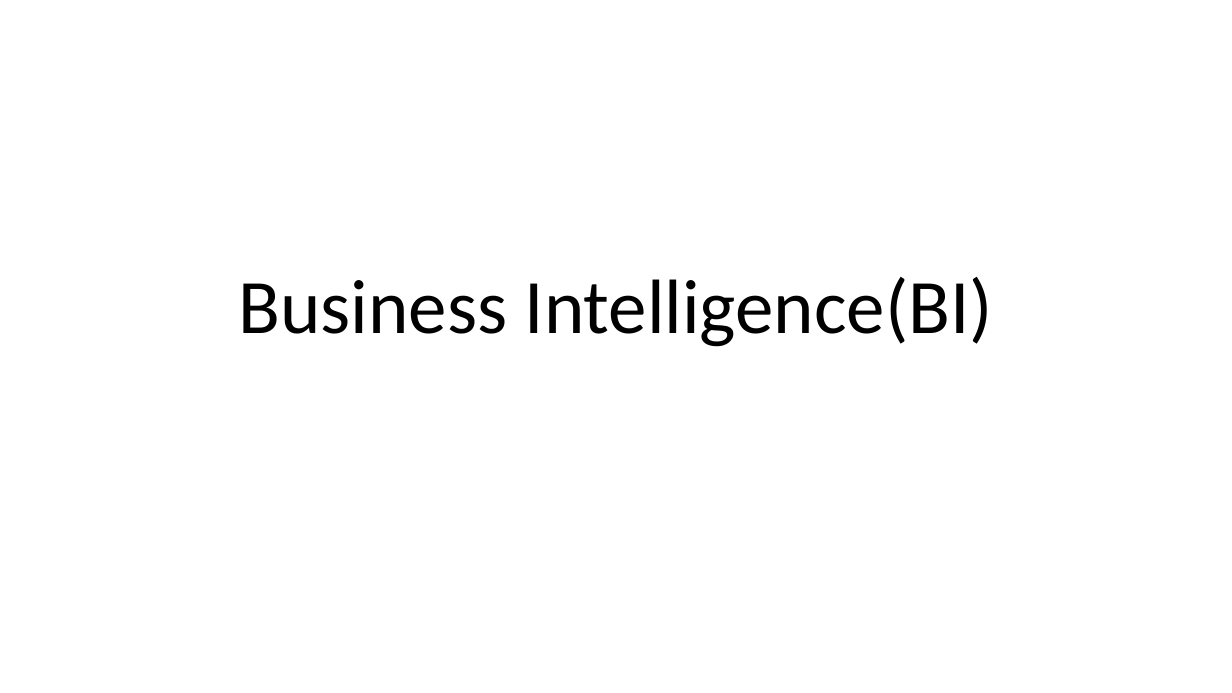
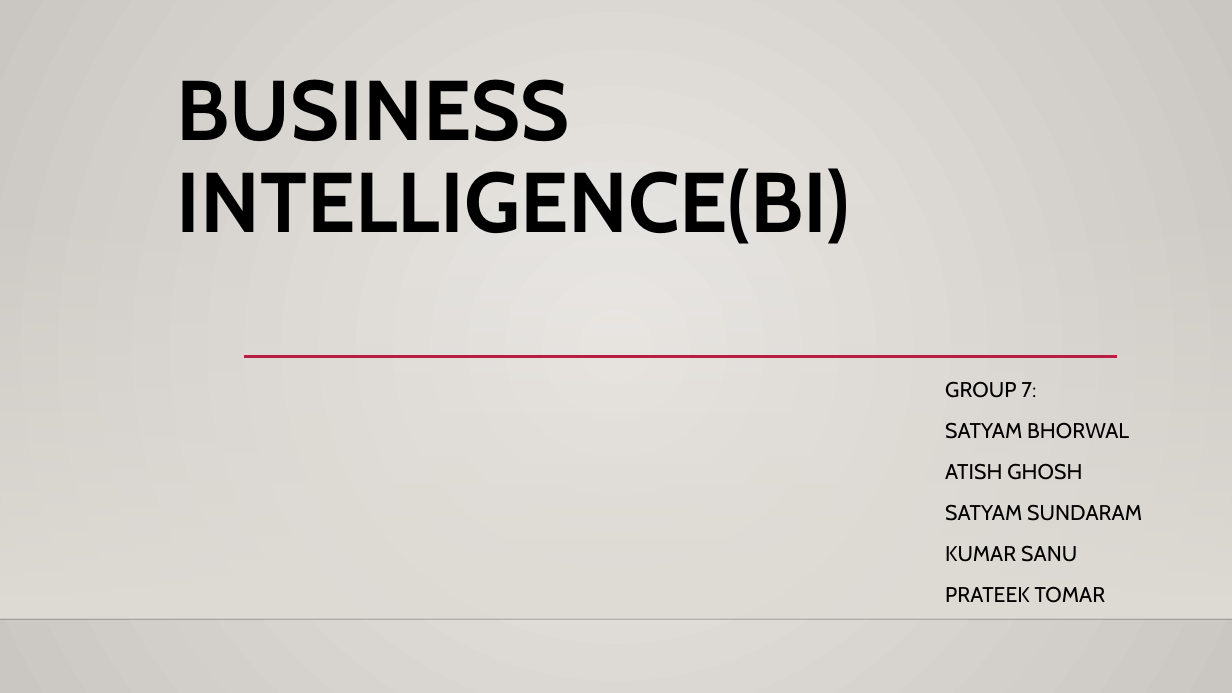
Before and after one commit to tomarprateek/ujl, a slide deck: slide 1 of Business Intelligence(BI).pptx. Drawn at 1232x693 pixels with LibreOffice and Linux fonts; fonts in the diff are those of the drawing; background and template pictures are left out. Boxes give left, top, right and bottom in pixels: in the first picture for what was removed or moved away, otherwise in the second. Text is boxed around its words. In the diff, an @@ line names an element or a change of style, - is before the commit and + after.

```diff
--- a/Business Intelligence(BI).pptx
+++ b/Business Intelligence(BI).pptx
@@ background #FFFFFF to gradient #ECEAE7 to #CAC7C1 @@
@@ title at [177, 79, 850, 244]: text changed; size 60 to 66 pt; font Calibri to Cabin; bold on @@
-Business Intelligence(BI)
+BUSINESS INTELLIGENCE(BI)
@@ rectangle added at [0, 204, 1232, 619], fill gradient #DFDBD5 @@
@@ line added from (244, 357) to (1117, 357), #B71E42 2.5 pt @@
@@ subtitle added at [945, 381, 1142, 603], 16.6 pt, text #000000 @@
+GROUP 7:
+SATYAM BHORWAL
+ATISH GHOSH
+SATYAM SUNDARAM
+KUMAR SANU
+PRATEEK TOMAR
@@ line added from (0, 619) to (1232, 619), #000001 1 pt @@
```
Also in this commit, not shown: 4 other slides changed, 25 slides added, 1 slide removed.
